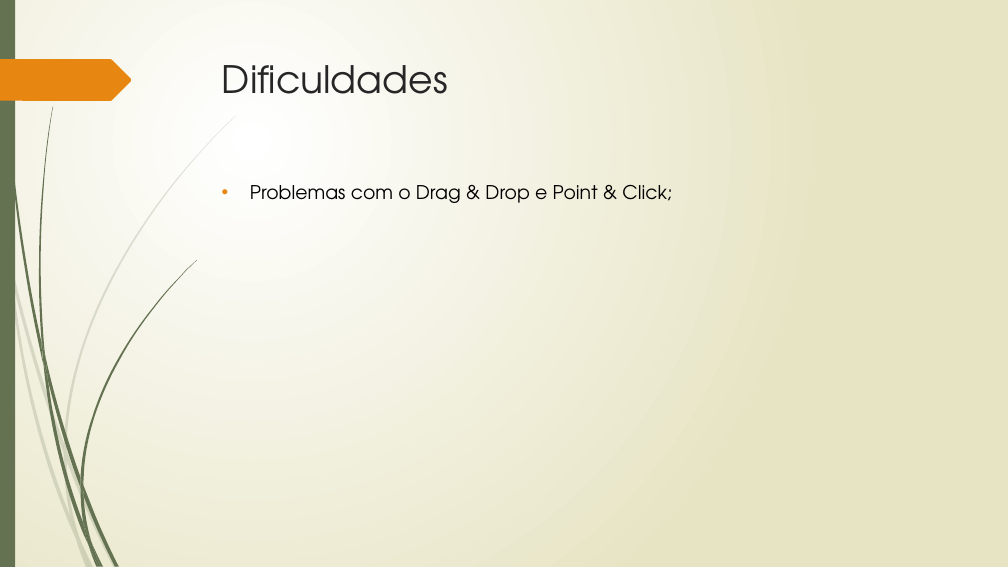
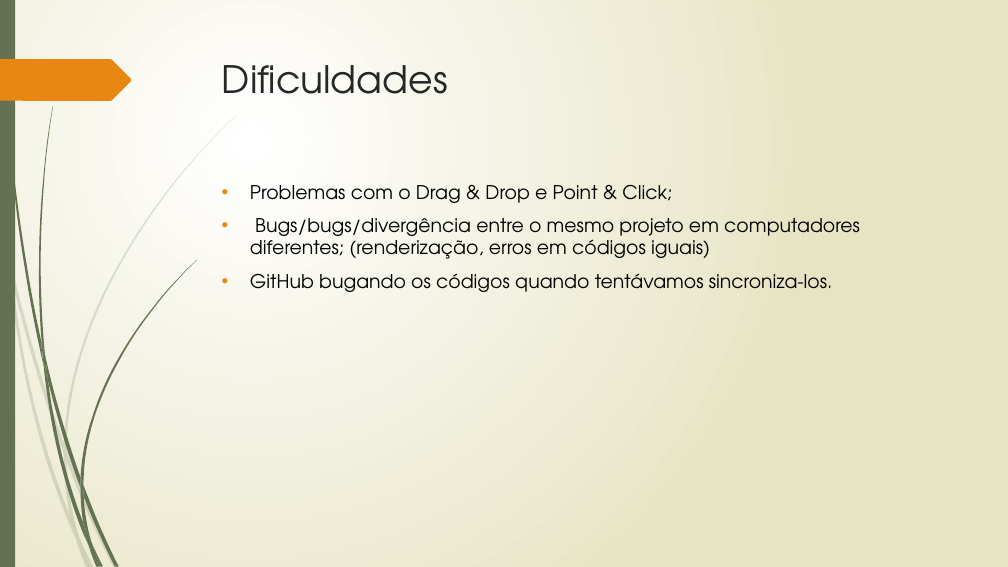
Before and after one commit to RenanFarias/Futebol-The-Gathering, a slide deck: slide 5 of Apresentacao.pptx. Drawn at 1008x567 pixels with LibreOffice and Linux fonts; fonts in the diff are those of the drawing. Boxes give left, top, right and bottom in pixels: in the first picture for what was removed or moved away, otherwise in the second. Text is boxed around its words. In the diff, an @@ line names an element or a change of style, - is before the commit and + after.

```diff
--- a/Apresentacao.pptx
+++ b/Apresentacao.pptx
@@ text at (250, 218, 860, 292): paragraphs added @@
+• Bugs/bugs/divergência entre o mesmo projeto em computadores diferentes; (renderização, erros em códigos iguais)
+• GitHub bugando os códigos quando tentávamos sincroniza-los.
```
Also in this commit, not shown: 1 other slide changed.
